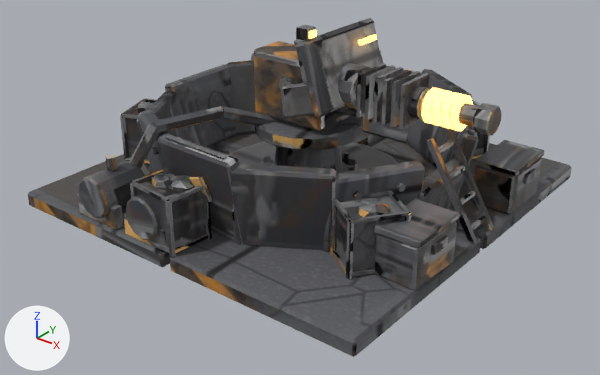
The glTF model packages/client/assets/models/vanguard.turret.glb, before and after one commit.
Rendered twice from a 50 mm camera at (1.17, -1.496, 0.932) aimed at (0.039, -0.081, 0.055). Arrows for +X, +Y and +Z are at lower left; the lights stay in place. The older version comes first. Where no turn or scale is listed for an object, it has been applied to the vertices. Vertices at exactly the same position are counted once.

Before the edit, the objects in view are built like this:
```python
me_body = bpy.data.meshes.new('body')
me_body.from_pydata(...)  # 2408 vertices, 4136 faces; spans x -0.49..0.498, y -0.49..0.49, z -0.004..0.458
# faces by material slot: [3968, 168]
me_body.materials.append(mat_gun_nest)
me_body.materials.append(mat_lamp)  # orange #f3bf6f, glowing orange #ffc46c
ob_body = bpy.data.objects.new('body', me_body)
ob_body.location = (0.0, 0.0, 0.0)
```
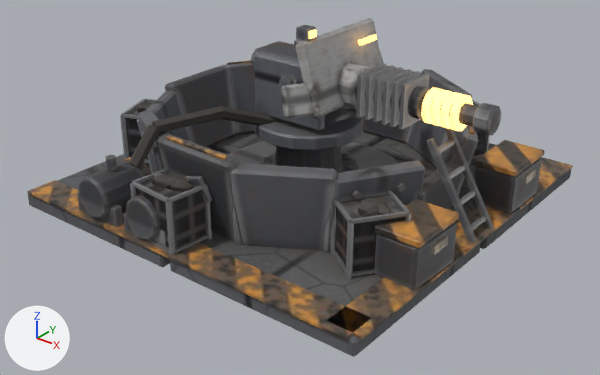
What the commit changed:
me_body is used by ob_body; location (0.0, 0.0, 0.0).
me_body had 2408 vertices, 4136 faces and spanned x -0.49..0.498, y -0.49..0.49, z -0.004..0.458.
me_body now has 2424 vertices, 4160 faces and spans x -0.49..0.498, y -0.495..0.49, z -0.004..0.458.
me_body part 1: a new loose piece, a box spanning x 0.415..0.495, y -0.475..0.475, z 0.04..0.046, in mat_gun_nest.
me_body part 2: a new loose piece, a box spanning x -0.475..0.475, y -0.495..-0.415, z 0.04..0.046, in mat_gun_nest.
me_body part 3: 4056 kept faces spanning x -0.49..0.498, y -0.49..0.49, z -0.004..0.458 get new texture (UV) coordinates.

Where the change shows, as pixel boxes [x1, y1, x2, y2] in the pictures (600 x 375 px):
'body', reshaped: before [28, 18, 572, 357]; after [27, 18, 573, 357]
part 1 of me_body, added: after [326, 158, 573, 339]
part 2 of me_body, added: after [27, 180, 371, 341]
part 3 of me_body, surface changed: [28, 18, 572, 357] in both
